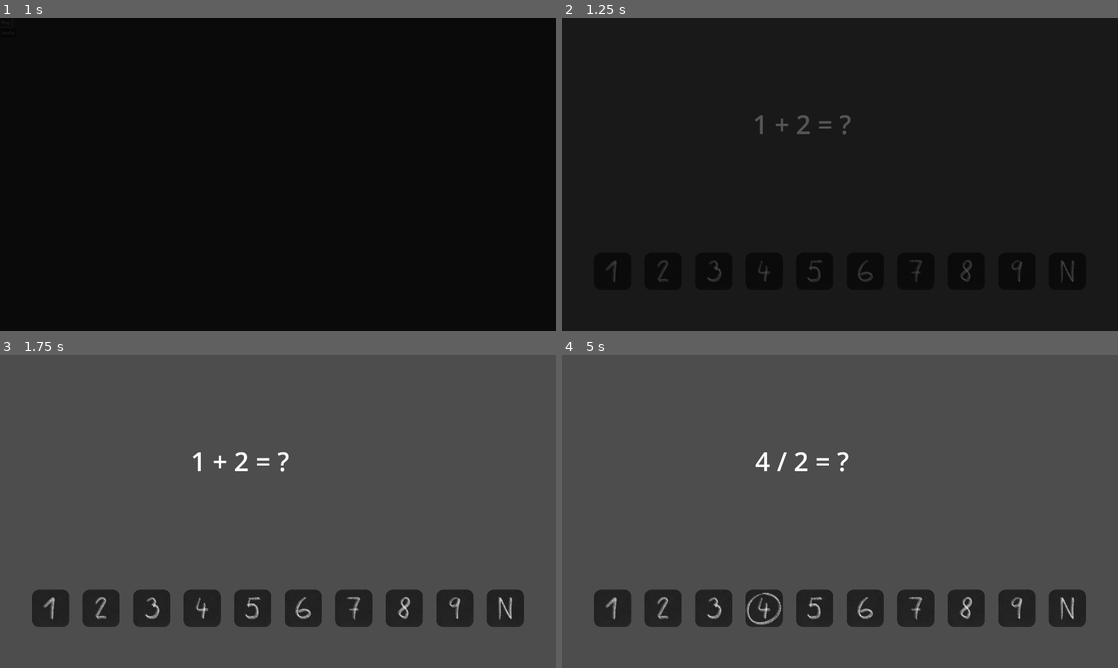
Above: before the commit, frames 1-4 (two rows, left to right).
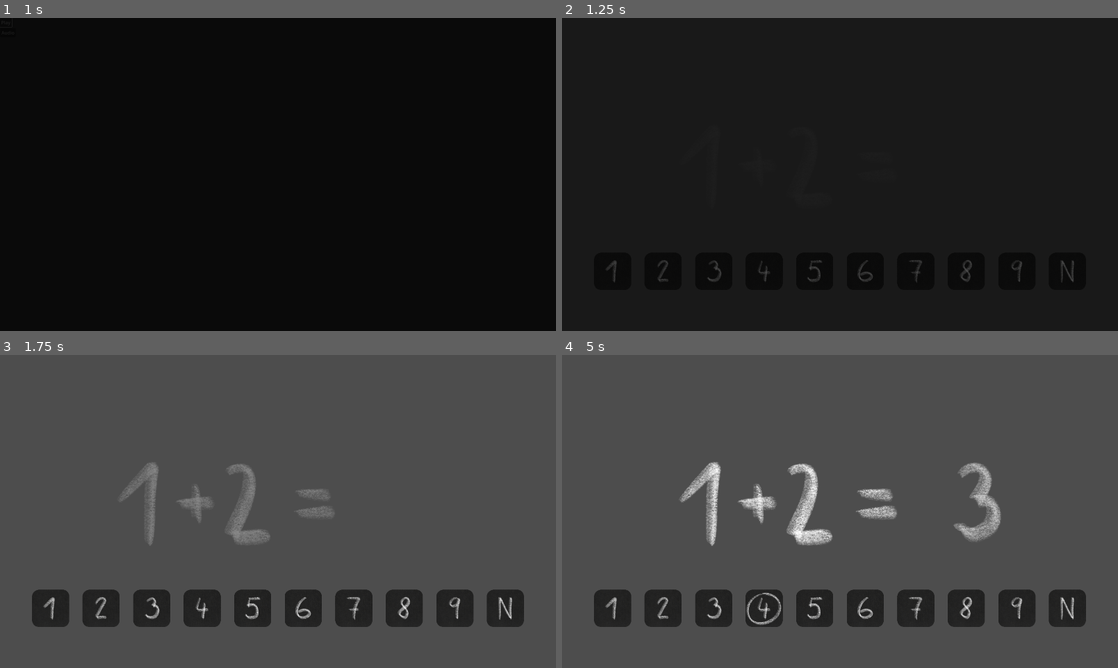
Above: after the commit, the same moments.

Repository: matouseek/game-jam-25
Game: Godot game, scene res://scenes/main_menu.tscn
Two runs of this game, one before a commit and one after it. Both use one fixed random seed, a clock stepped at 60 frames per second and the inputs below. The project has no main scene, so this scene is started directly. The engine's default icon, where the game draws it, is replaced by a stand-in: a white triangle on a blue panel in a dark square. Sound files missing from this copy of the repository are replaced by a short silence.
Inputs (mouse positions are in pixels of both pictures, inside the frame that each line leads up to):
- Up to frame 1 (1 s): click "Play" at 0.5 s
- Up to frame 2 (1.25 s): no input
- Up to frame 3 (1.75 s): move the mouse to (400, 495) at 1.27 s; hold W (up) from 1.28 s (still down); tap Space (shoot) at 1.35 s
- Up to frame 4 (5 s): release W (up) at 2 s; click (612, 608) at 2 s; click (662, 608) at 2.75 s; click (712, 608) at 3.5 s; click (762, 608) at 4.25 s

Frame 1 is identical in both runs. In frame 2, 0.2% of the frame differs, in the area x 34-52%, y 31-38%; in frame 3, 1.6%; in frame 4, 3.5%, in the area x 21-79%, y 30-62%.

Commit message:
Add tweens to math problems

Diff:
--- a/scenes/minigames/0math_formulas.tscn
+++ b/scenes/minigames/0math_formulas.tscn
@@ -1,29 +1,116 @@
-[gd_scene load_steps=3 format=3 uid="uid://bd4ogapye1fes"]
+[gd_scene load_steps=15 format=3 uid="uid://bd4ogapye1fes"]
 
 [ext_resource type="Script" path="res://scripts/0_math_formulas.gd" id="1_s47m2"]
 [ext_resource type="PackedScene" uid="uid://dip8t8q4mla4o" path="res://scenes/hud.tscn" id="2_m6gb3"]
+[ext_resource type="Texture2D" uid="uid://bp6sdwdctgugg" path="res://assets/equations/EqLeft12.png" id="3_h4p7p"]
+[ext_resource type="Texture2D" uid="uid://dsx37jnnsidwf" path="res://assets/equations/EqLeft42.png" id="4_s1tox"]
+[ext_resource type="Texture2D" uid="uid://b4dajmb0tj1k5" path="res://assets/equations/EqLeft33.png" id="5_6kj7o"]
+[ext_resource type="Texture2D" uid="uid://dt3ewm5rx6274" path="res://assets/equations/EqLeft11.png" id="6_xj7vu"]
+[ext_resource type="Texture2D" uid="uid://bh63473e74i15" path="res://assets/equations/EqRight3.png" id="7_t7x2x"]
+[ext_resource type="Texture2D" uid="uid://cv6bsa6si8u20" path="res://assets/equations/EqRight2.png" id="8_q8jwo"]
+[ext_resource type="Texture2D" uid="uid://sekklo20miih" path="res://assets/equations/EqRight9.png" id="9_le58p"]
+[ext_resource type="Texture2D" uid="uid://72ifavo8h15b" path="res://assets/equations/EqRight?.png" id="10_gsuj1"]
+[ext_resource type="Texture2D" uid="uid://tmnxq5jh125a" path="res://assets/equations/EqLeft00.png" id="11_4q43p"]
+[ext_resource type="Texture2D" uid="uid://chf5epigtcf8n" path="res://assets/equations/EqLeft90.png" id="12_ebu4x"]
+[ext_resource type="Texture2D" uid="uid://dxcgrvcfmvrwj" path="res://assets/equations/EqLeft0d0.png" id="13_ms31y"]
+[ext_resource type="Texture2D" uid="uid://q0xb26tubkts" path="res://assets/equations/EqRight0.png" id="14_guser"]
 
 [node name="MathFormulas" type="Node2D"]
 script = ExtResource("1_s47m2")
 
-[node name="BlackboardLabel" type="Label" parent="."]
-anchors_preset = 8
-anchor_left = 0.5
-anchor_top = 0.5
-anchor_right = 0.5
-anchor_bottom = 0.5
-offset_left = 429.0
-offset_top = 166.0
-offset_right = 1229.0
-offset_bottom = 566.0
-grow_horizontal = 2
-grow_vertical = 2
-theme_override_font_sizes/font_size = 90
-text = "X - Y = ?"
-horizontal_alignment = 1
-vertical_alignment = 1
-
 [node name="Hud" parent="." instance=ExtResource("2_m6gb3")]
 current_layout = 1
 
+[node name="Forward" type="Node" parent="."]
+
+[node name="Problems" type="Node" parent="Forward"]
+
+[node name="Sprite2D" type="Sprite2D" parent="Forward/Problems"]
+modulate = Color(1, 1, 1, 0)
+position = Vector2(802, 516)
+texture = ExtResource("3_h4p7p")
+
+[node name="Sprite2D2" type="Sprite2D" parent="Forward/Problems"]
+modulate = Color(1, 1, 1, 0)
+position = Vector2(802, 516)
+texture = ExtResource("4_s1tox")
+
+[node name="Sprite2D3" type="Sprite2D" parent="Forward/Problems"]
+modulate = Color(1, 1, 1, 0)
+position = Vector2(802, 516)
+texture = ExtResource("5_6kj7o")
+
+[node name="Sprite2D4" type="Sprite2D" parent="Forward/Problems"]
+modulate = Color(1, 1, 1, 0)
+position = Vector2(802, 516)
+texture = ExtResource("6_xj7vu")
+
+[node name="Results" type="Node" parent="Forward"]
+
+[node name="Sprite2D" type="Sprite2D" parent="Forward/Results"]
+modulate = Color(1, 1, 1, 0)
+position = Vector2(1431, 514)
+texture = ExtResource("7_t7x2x")
+
+[node name="Sprite2D2" type="Sprite2D" parent="Forward/Results"]
+modulate = Color(1, 1, 1, 0)
+position = Vector2(1431, 514)
+texture = ExtResource("8_q8jwo")
+
+[node name="Sprite2D3" type="Sprite2D" parent="Forward/Results"]
+modulate = Color(1, 1, 1, 0)
+position = Vector2(1431, 514)
+texture = ExtResource("9_le58p")
+
+[node name="Sprite2D4" type="Sprite2D" parent="Forward/Results"]
+modulate = Color(1, 1, 1, 0)
+position = Vector2(1431, 514)
+texture = ExtResource("10_gsuj1")
+
+[node name="Back" type="Node" parent="."]
+
+[node name="Problems" type="Node" parent="Back"]
+
+[node name="Sprite2D" type="Sprite2D" parent="Back/Problems"]
+modulate = Color(1, 1, 1, 0)
+position = Vector2(802, 516)
+texture = ExtResource("6_xj7vu")
+
+[node name="Sprite2D2" type="Sprite2D" parent="Back/Problems"]
+modulate = Color(1, 1, 1, 0)
+position = Vector2(802, 516)
+texture = ExtResource("11_4q43p")
+
+[node name="Sprite2D3" type="Sprite2D" parent="Back/Problems"]
+modulate = Color(1, 1, 1, 0)
+position = Vector2(802, 516)
+texture = ExtResource("12_ebu4x")
+
+[node name="Sprite2D4" type="Sprite2D" parent="Back/Problems"]
+modulate = Color(1, 1, 1, 0)
+position = Vector2(802, 516)
+texture = ExtResource("13_ms31y")
+
+[node name="Results" type="Node" parent="Back"]
+
+[node name="Sprite2D" type="Sprite2D" parent="Back/Results"]
+modulate = Color(1, 1, 1, 0)
+position = Vector2(1431, 514)
+texture = ExtResource("14_guser")
+
+[node name="Sprite2D2" type="Sprite2D" parent="Back/Results"]
+modulate = Color(1, 1, 1, 0)
+position = Vector2(1431, 514)
+texture = ExtResource("14_guser")
+
+[node name="Sprite2D3" type="Sprite2D" parent="Back/Results"]
+modulate = Color(1, 1, 1, 0)
+position = Vector2(1431, 514)
+texture = ExtResource("14_guser")
+
+[node name="Sprite2D4" type="Sprite2D" parent="Back/Results"]
+modulate = Color(1, 1, 1, 0)
+position = Vector2(1431, 514)
+texture = ExtResource("7_t7x2x")
+
 [editable path="Hud"]
--- a/scripts/0_math_formulas.gd
+++ b/scripts/0_math_formulas.gd
@@ -1,20 +1,18 @@
 extends Node2D
 
-@onready var BLACKBOARD_LABEL : Label = $BlackboardLabel
+@onready var FORWARD_PROBLEMS : Node = $Forward/Problems
+@onready var FORWARD_RESULTS : Node = $Forward/Results
+
+@onready var BACK_PROBLEMS : Node = $Back/Problems
+@onready var BACK_RESULTS : Node = $Back/Results
+
+const FADE_TIME = 2
 
 var travelling_back : bool
 
-enum Operation {ADD, SUB, MULT, DIV}
+var results : Array[int] = [3, 2, 9, 10] # 10 means not solvable
 
-var num1s : Array[int] =     [1,             4,             3,              1]
-var ops : Array[Operation] = [Operation.ADD, Operation.DIV, Operation.MULT, Operation.SUB]
-var num2s : Array[int] =     [2,             2,             3,              1]
-var results : Array[int] =   [3,             2,             9,              10] # 10 means not solvable
-
-var num1s_back : Array[int] =     [1,             0,             9,              0]
-var ops_back : Array[Operation] = [Operation.SUB, Operation.ADD, Operation.MULT, Operation.DIV]
-var num2s_back : Array[int] =     [1,             0,             0,              0]
-var results_back : Array[int] =   [0,             0,             0,              69] # 69 means it will all explode
+var results_back : Array[int] = [0, 0, 0, 69] # 69 means it will all explode
 
 var current_problem : int = 0
 
@@ -28,26 +26,44 @@
 
 	$Hud.digit_pressed.connect(evaluate_button_press)
 
-	show_problem(BLACKBOARD_LABEL, current_problem)
+	show_problem(current_problem)
 
-func show_problem(label: Label, i : int):
+func show_problem(i : int):
+	var tween : Tween
 	if(travelling_back):
-		label.text = str(num1s_back[i]) + " " + operation_to_string(ops_back[i]) + " " + str(num2s_back[i]) + " = ?"
+		tween = get_tree().create_tween()
+		tween.tween_property(BACK_PROBLEMS.get_child(i) as Sprite2D, "modulate:a", 1, FADE_TIME)
 	else:
-		label.text = str(num1s[i]) + " " + operation_to_string(ops[i]) + " " + str(num2s[i]) + " = ?"
+		tween = get_tree().create_tween()
+		tween.tween_property(FORWARD_PROBLEMS.get_child(i) as Sprite2D, "modulate:a", 1, FADE_TIME)
+	await tween.finished
 
-func operation_to_string(op : Operation) -> String:
-	match op:
-		Operation.ADD:
-			return "+"
-		Operation.SUB:
-			return "-"
-		Operation.MULT:
-			return "*"
-		Operation.DIV:
-			return "/"
-		_:
-			return "NECO SPATNEHO, CO ROZHODNE NENI DOBRE"
+func show_result(i : int):
+	var tween : Tween
+	if(travelling_back):
+		tween = get_tree().create_tween()
+		tween.tween_property(BACK_RESULTS.get_child(i) as Sprite2D, "modulate:a", 1, FADE_TIME)
+	else:
+		tween = get_tree().create_tween()
+		tween.tween_property(FORWARD_RESULTS.get_child(i) as Sprite2D, "modulate:a", 1, FADE_TIME)
+
+	await tween.finished
+
+func hide_all(i : int):
+	var tween : Tween
+	if travelling_back:
+		tween = get_tree().create_tween().set_parallel()
+		tween.tween_property(BACK_PROBLEMS.get_child(i) as Sprite2D, "modulate:a", 0, FADE_TIME)
+		tween.tween_property(BACK_RESULTS.get_child(i) as Sprite2D, "modulate:a", 0, FADE_TIME)
+	else:
+		tween = get_tree().create_tween().set_parallel()
+		tween.tween_property(FORWARD_PROBLEMS.get_child(i) as Sprite2D, "modulate:a", 0, FADE_TIME)
+		tween.tween_property(FORWARD_RESULTS.get_child(i) as Sprite2D, "modulate:a", 0, FADE_TIME)
+		tween.set_parallel()
+
+	await tween.finished
+
+
 
 func evaluate_button_press(input : int):
 	if travelling_back && current_problem == results_back.size() - 1:
@@ -65,4 +81,6 @@
 		if current_problem >= results.size():
 			GM.level_completed.emit()
 		else:
-			show_problem(BLACKBOARD_LABEL, current_problem)
+			await show_result(current_problem - 1)
+			await hide_all(current_problem - 1)
+			await show_problem(current_problem)
